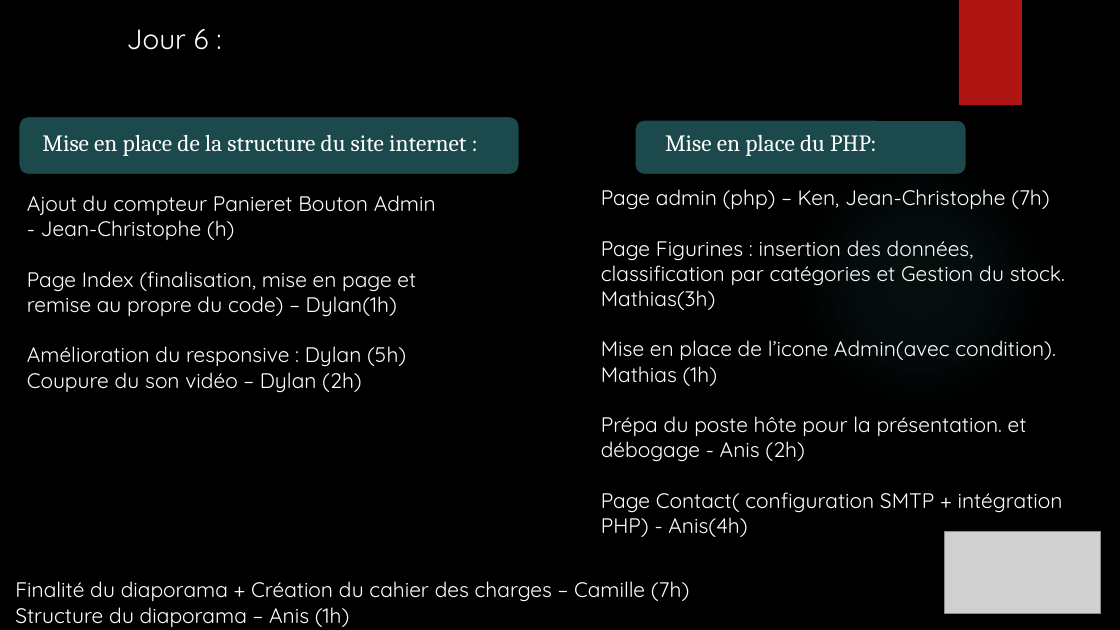
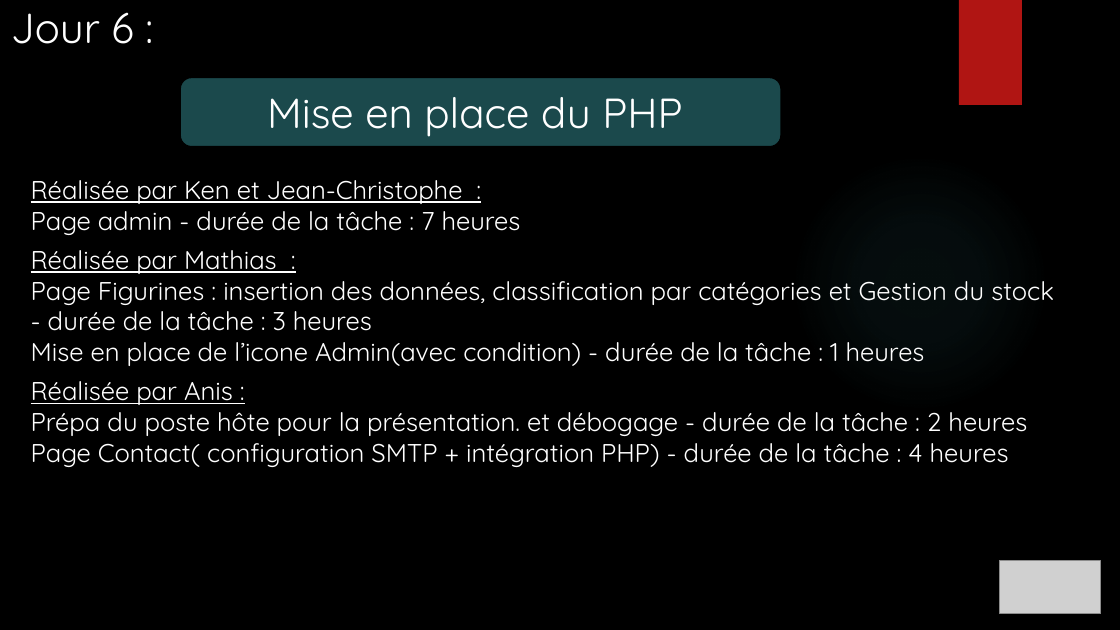
Before and after one commit to ChampemeDylan/UPOP, a slide deck: slide 23 of Présentation UPOP.pptx (slide 17 before the commit). Drawn at 1120x630 pixels with LibreOffice and Linux fonts; fonts in the diff are those of the drawing; grey boxes stand for pictures; background and template pictures are left out. Boxes give left, top, right and bottom in pixels: in the first picture for what was removed or moved away, otherwise in the second. Text is boxed around its words. In the diff, an @@ line names an element or a change of style, - is before the commit and + after.

Commit message:
Camille - Diaporama
DIAPO OK - Manque TEST UNITAIRE JC ET MATHIAS

```diff
--- a/Présentation UPOP.pptx
+++ b/Présentation UPOP.pptx
@@ text "Jour 6 :": place and size @@
-text "Jour 6 :" at (127, 29, 209, 50)
+text "Jour 6 :" at (11, 12, 134, 44)
@@ text "Jour 6 :" at (11, 12, 134, 44): size 24 to 36 pt @@
@@ rounded rectangle "Mise en place du PHP": place and size @@
-rounded rectangle "Mise en place du PHP" at (665, 135, 877, 156)
+rounded rectangle "Mise en place du PHP" at (180, 77, 781, 147)
@@ rounded rectangle "Mise en place du PHP" at (180, 77, 781, 147): vertical alignment top to middle; fill none to #1B494C; outline none to #000000 1.5 pt @@
@@ rounded rectangle removed at (18, 116, 519, 175) @@
@@ text in rounded rectangle at (267, 97, 682, 137): text changed; size 20 to 36 pt; font Cambria to Quicksand @@
-Mise en place du PHP:
+Mise en place du PHP
@@ text removed at (42, 135, 466, 156) @@
-Mise en place de la structure du site internet :
@@ rounded rectangle removed at (635, 120, 967, 175) @@
@@ text removed at (27, 195, 436, 392) @@
-Ajout du compteur Panieret Bouton Admin
-- Jean-Christophe (h)
-Page Index (finalisation, mise en page et remise au propre du code) – Dylan(1h)
-Amélioration du responsive : Dylan (5h)
-Coupure du son vidéo – Dylan (2h)
@@ text at (31, 180, 1054, 467): text changed; size 18 to 22 pt @@
-Page admin (php) – Ken, Jean-Christophe (7h)
-Page Figurines : insertion des données, classification par catégories et Gestion du stock. Mathias(3h)
-Mise en place de l’icone Admin(avec condition). Mathias (1h)
-Prépa du poste hôte pour la présentation. et débogage - Anis (2h)
-Page Contact( configuration SMTP + intégration PHP) - Anis(4h)
+Réalisée par Ken et Jean-Christophe :
+Page admin - durée de la tâche : 7 heures
+Réalisée par Mathias :
+Page Figurines : insertion des données, classification par catégories et Gestion du stock
+- durée de la tâche : 3 heures
+Mise en place de l’icone Admin(avec condition) - durée de la tâche : 1 heures
+Réalisée par Anis :
+Prépa du poste hôte pour la présentation. et débogage - durée de la tâche : 2 heures
+Page Contact( configuration SMTP + intégration PHP) - durée de la tâche : 4 heures
@@ picture: place and size @@
-picture at (945, 532, 1102, 614)
+picture at (1000, 560, 1101, 613)
@@ text removed at (15, 581, 689, 627) @@
-Finalité du diaporama + Création du cahier des charges – Camille (7h)
-Structure du diaporama – Anis (1h)
```
Also in this commit, not shown: 13 other slides changed, 14 slides added, 5 slides removed, 1 other file.
